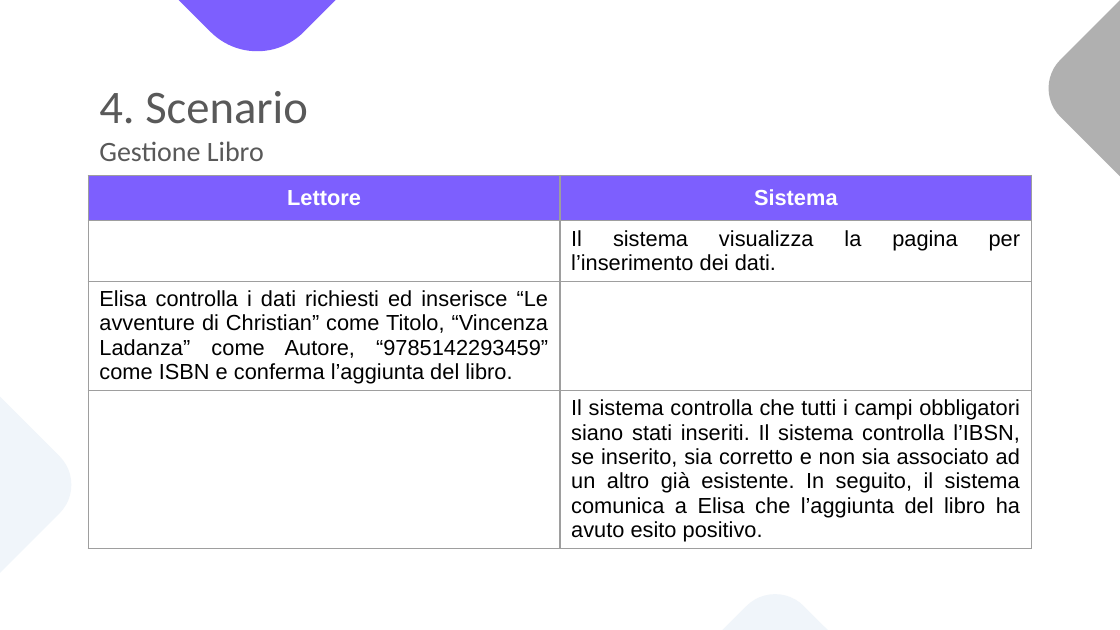
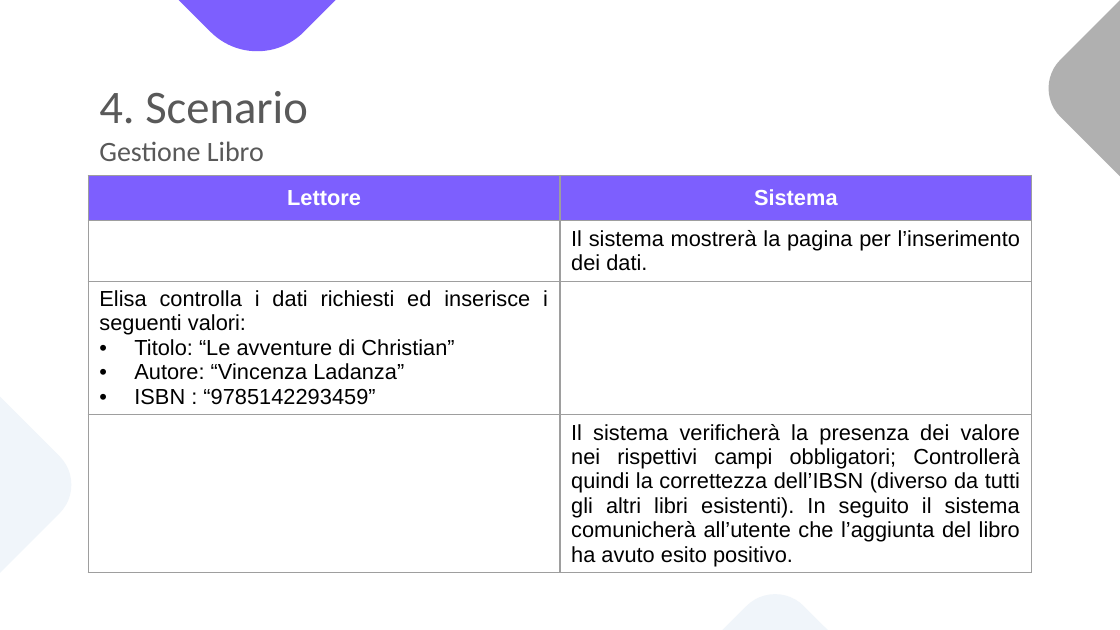
Before and after one commit to notjuary/Bookster_Classe03, a slide deck: slide 26 of DOC/Presentazione.pptx. Drawn at 1120x630 pixels with LibreOffice and Linux fonts; fonts in the diff are those of the drawing. Boxes give left, top, right and bottom in pixels: in the first picture for what was removed or moved away, otherwise in the second. Text is boxed around its words. In the diff, an @@ line names an element or a change of style, - is before the commit and + after.

```diff
--- a/DOC/Presentazione.pptx
+++ b/DOC/Presentazione.pptx
@@ table at (x1=88, y1=176, x2=1032, y2=595) @@
-row 2, column 2: Il sistema visualizza la pagina per l’inserimento dei dati.
+row 2, column 2: Il sistema mostrerà la pagina per l’inserimento dei dati.
-row 3, column 1: Elisa controlla i dati richiesti ed inserisce “Le avventure di Christian” come Titolo, “Vincenza Ladanza” come Autore, “9785142293459” come ISBN e conferma l’aggiunta del libro.
+row 3, column 1: Elisa controlla i dati richiesti ed inserisce i seguenti valori: / Titolo: “Le avventure di Christian” / Autore: “Vincenza Ladanza” / ISBN : “9785142293459”
-row 4, column 2: Il sistema controlla che tutti i campi obbligatori siano stati inseriti. Il sistema controlla l’IBSN, se inserito, sia corretto e non sia associato ad un altro già esistente. In seguito, il sistema comunica a Elisa che l’aggiunta del libro ha avuto esito positivo.
+row 4, column 2: Il sistema verificherà la presenza dei valore nei rispettivi campi obbligatori; Controllerà quindi la correttezza dell’IBSN (diverso da tutti gli altri libri esistenti). In seguito il sistema comunicherà all’utente che l’aggiunta del libro ha avuto esito positivo.
```
Also in this commit, not shown: 57 other slides changed, 1 slide removed.
